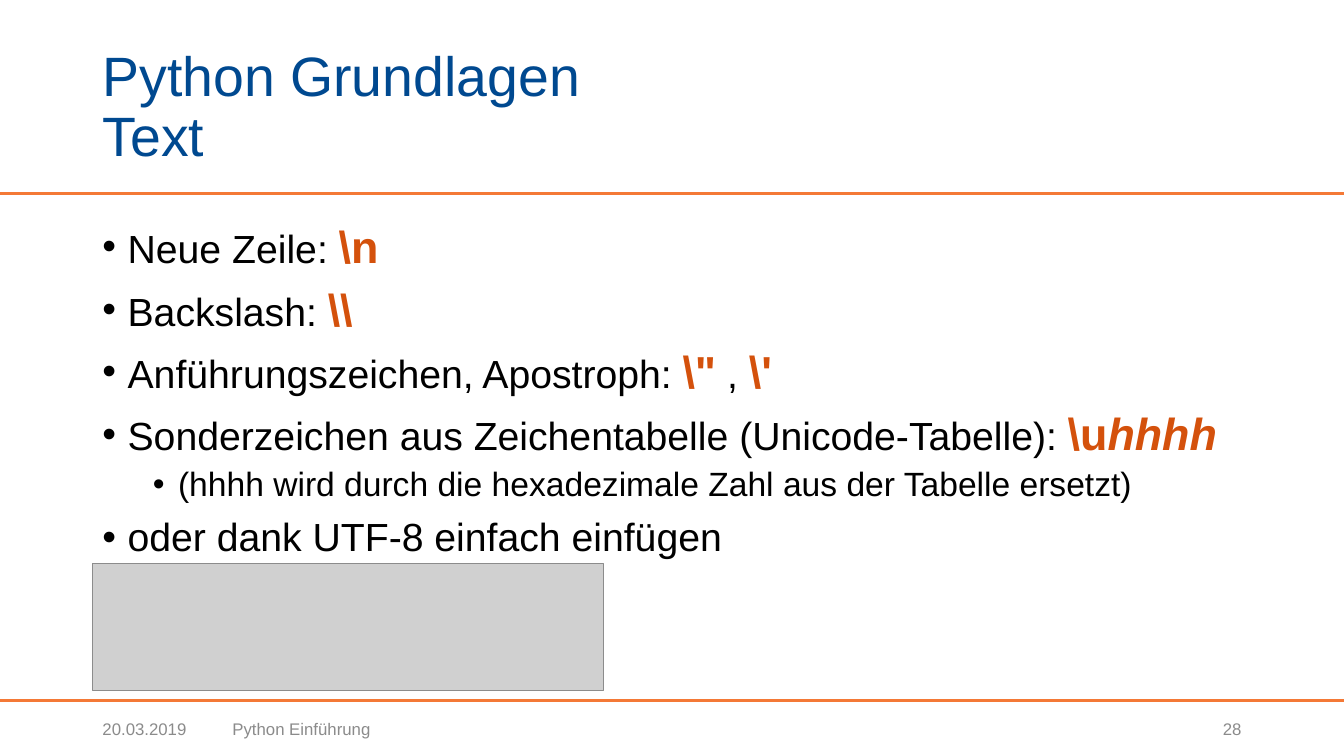
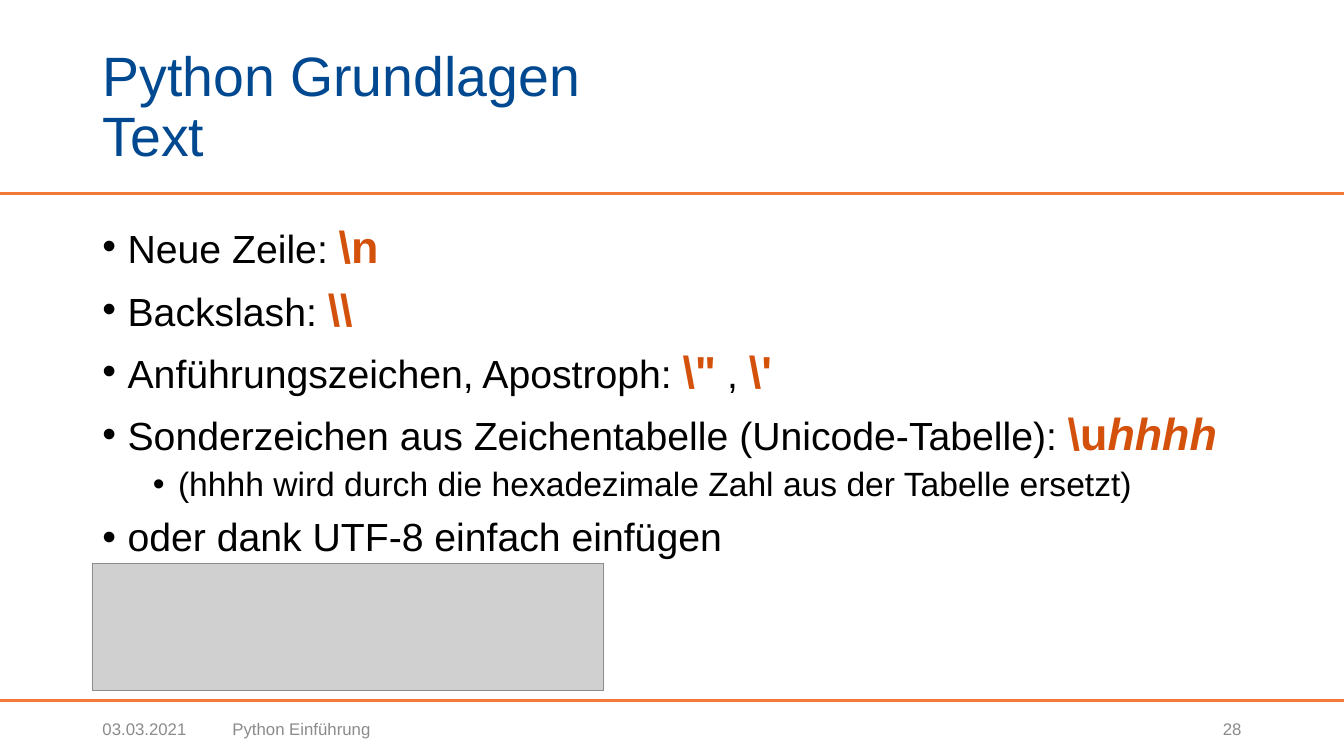
Before and after one commit to BogyMitutoyoCTL/Snake-AI-2021.1, a slide deck: slide 28 of presentation/Python Einführung.pptx. Drawn at 1344x756 pixels with LibreOffice and Linux fonts; fonts in the diff are those of the drawing; grey boxes stand for pictures; background and template pictures are left out. Boxes give left, top, right and bottom in pixels: in the first picture for what was removed or moved away, otherwise in the second. Text is boxed around its words. In the diff, an @@ line names an element or a change of style, - is before the commit and + after.

Commit message:
Kleine Korrekturen an der Python Präsentation

```diff
--- a/presentation/Python Einführung.pptx
+++ b/presentation/Python Einführung.pptx
@@ text at bbox=[102, 723, 186, 735]: text changed @@
-20.03.2019
+03.03.2021
```
Also in this commit, not shown: 58 other slides changed.
